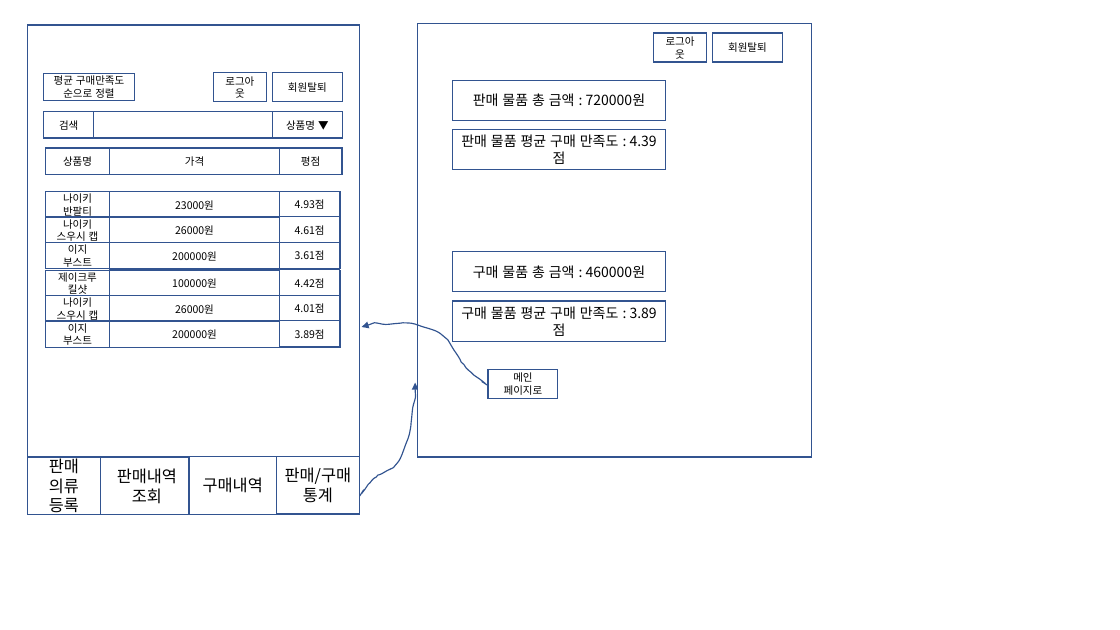
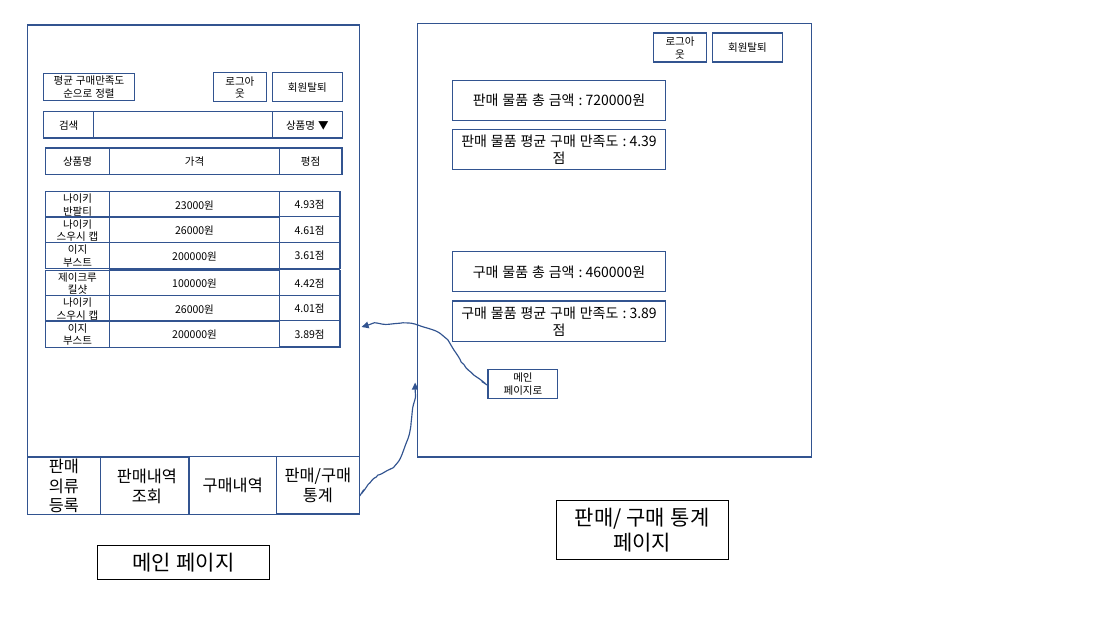
Before and after one commit to bradbrad97/SE, a slide deck: slide 8 of 과제1/merge/UI_Design.pptx (slide 7 before the commit). Drawn at 1120x630 pixels with LibreOffice and Linux fonts; fonts in the diff are those of the drawing. Boxes give left, top, right and bottom in pixels: in the first picture for what was removed or moved away, otherwise in the second. Text is boxed around its words. In the diff, an @@ line names an element or a change of style, - is before the commit and + after.

```diff
--- a/과제1/merge/UI_Design.pptx
+++ b/과제1/merge/UI_Design.pptx
@@ rectangle added at (556,501,728,560), outline #000000 0.75 pt, 18 pt, text #000000 @@
+판매/ 구매 통계 페이지
@@ rectangle added at (97,545,270,579), outline #000000 0.75 pt, 18 pt, text #000000 @@
+메인 페이지
```
Also in this commit, not shown: 7 other slides changed, 1 slide added.
